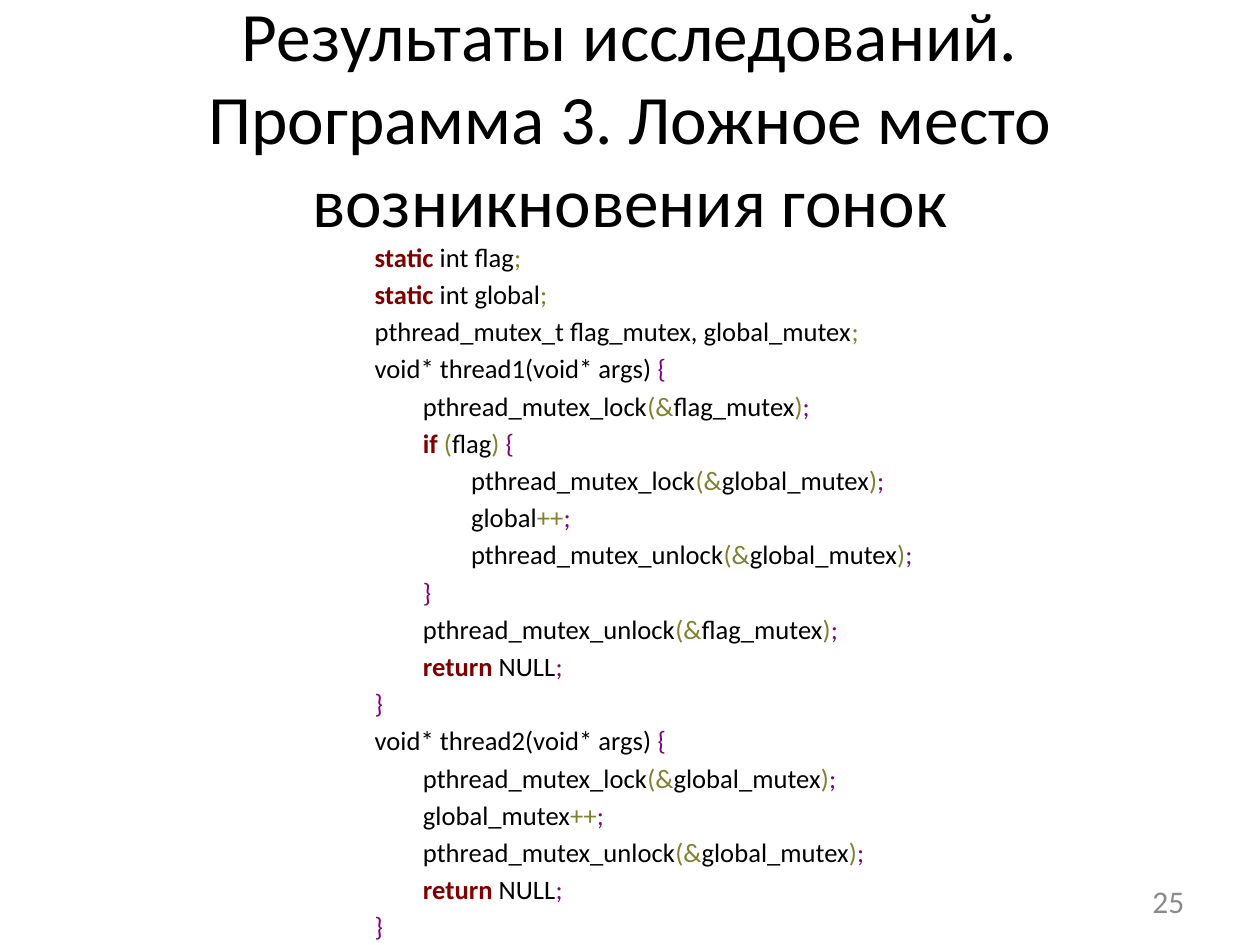
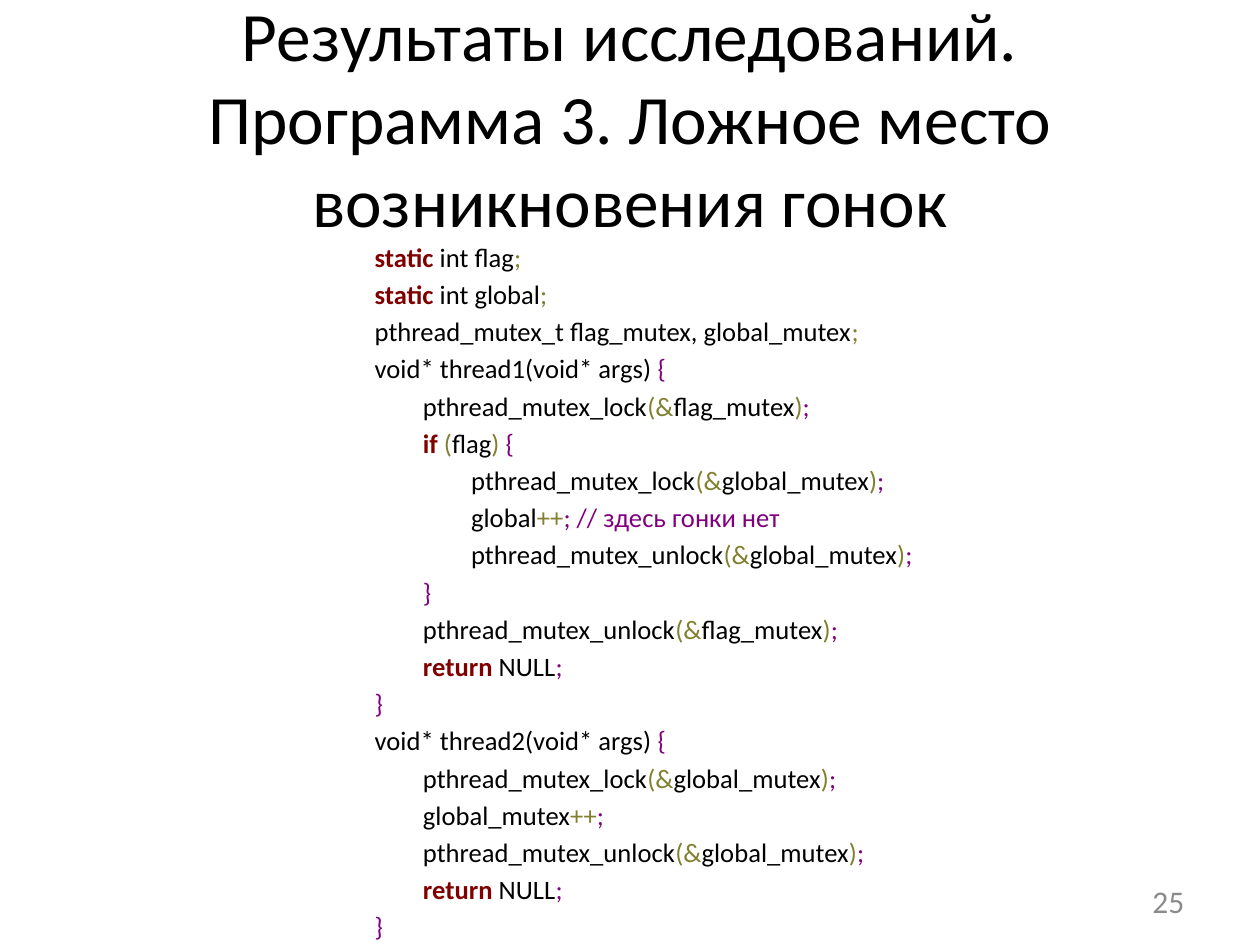
Before and after one commit to afrolovskiy/diplom, a slide deck: slide 25 of presentations/diplom/static race detection.pptx. Drawn at 1260x945 pixels with LibreOffice and Linux fonts; fonts in the diff are those of the drawing. Boxes give left, top, right and bottom in pixels: in the first picture for what was removed or moved away, otherwise in the second. Text is boxed around its words. In the diff, an @@ line names an element or a change of style, - is before the commit and + after.

```diff
--- a/presentations/diplom/static race detection.pptx
+++ b/presentations/diplom/static race detection.pptx
@@ text at bbox=[471, 508, 780, 532]: text changed; text colour #000000 to #800080 @@
-global++;
+global++; // здесь гонки нет
```
Also in this commit, not shown: 3 other slides changed.
